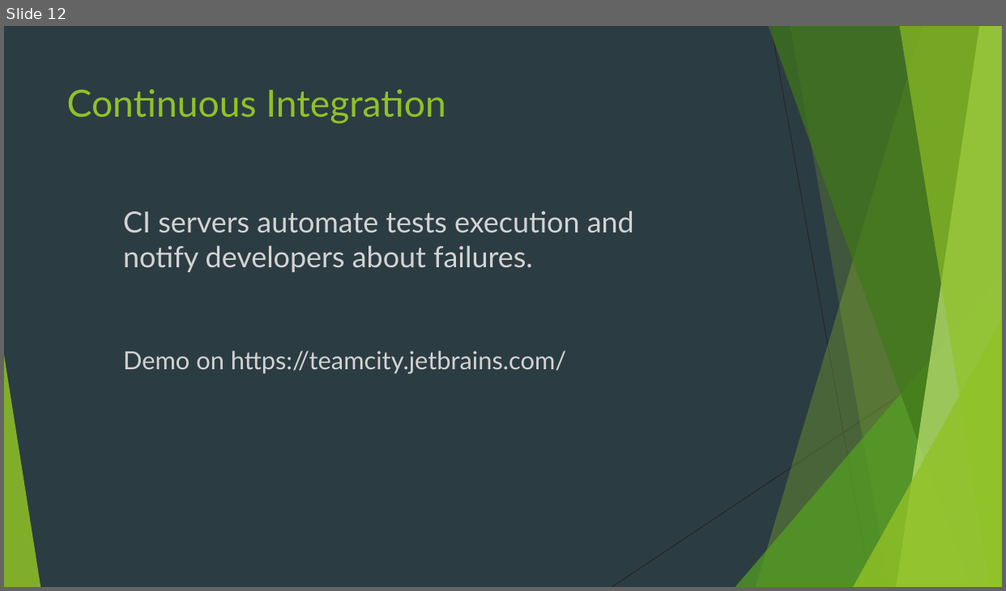
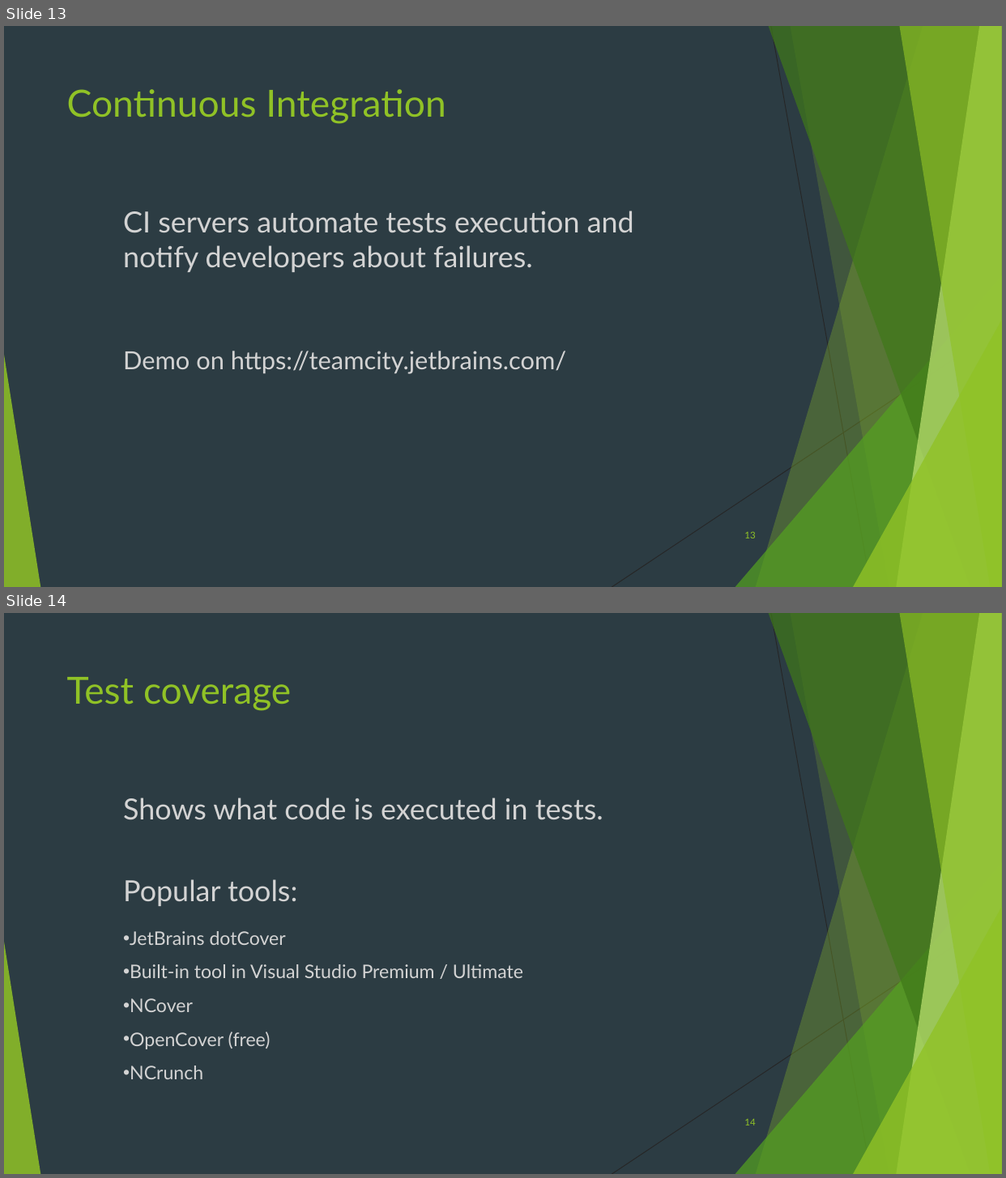
Before and after one commit to lionvs/NET_CodeTesting, a slide deck: NetTesting/Presentation.pptx. Shown one above the other, each under a label of ours: slide 12 before the commit, slides 13 and 14 after it. The pictures are 1006x591 and 1006x1178 pixels, drawn with LibreOffice and Linux fonts; fonts in the diff are those of the drawing. Boxes give left, top, right and bottom in pixels: in the first picture for what was removed or moved away, otherwise in the second. Text is boxed around its words. In the diff, an @@ line names an element or a change of style, - is before the commit and + after.

Commit message:
Added slides, OpenCover to gitignore and instructions how to install OpenCover.

```diff
--- a/NetTesting/Presentation.pptx
+++ b/NetTesting/Presentation.pptx
@@ slide 14 added at <box>4,613,1002,1174</box>, background #2C3C43; not listed: 10 template elements that a slide beside it also shows @@
@@ title added at <box>67,677,291,711</box>, 36 pt, text #90C226 @@
+Test coverage
@@ text added at <box>123,798,603,820</box>, 28 pt, text #D3D3D3 @@
+Shows what code is executed in tests.
@@ text added at <box>123,879,297,906</box>, 28 pt, text #D3D3D3 @@
+Popular tools:
@@ text added at <box>130,931,523,1080</box>, 18 pt, text #D3D3D3 @@
+• JetBrains dotCover
+• Built-in tool in Visual Studio Premium / Ultimate
+• NCover
+• OpenCover (free)
+• NCrunch
@@ page number added at <box>744,1119,755,1126</box>, 9 pt, text #90C226 @@
+14
@@ what was slide 12 is now slide 13 @@
@@ slide 13 changed as well @@
@@ page number added at <box>744,531,755,539</box>, 9 pt, text #90C226 @@
+13
```
Also in this commit, not shown: 11 other slides changed, 2 other slides added, 2 other files.
